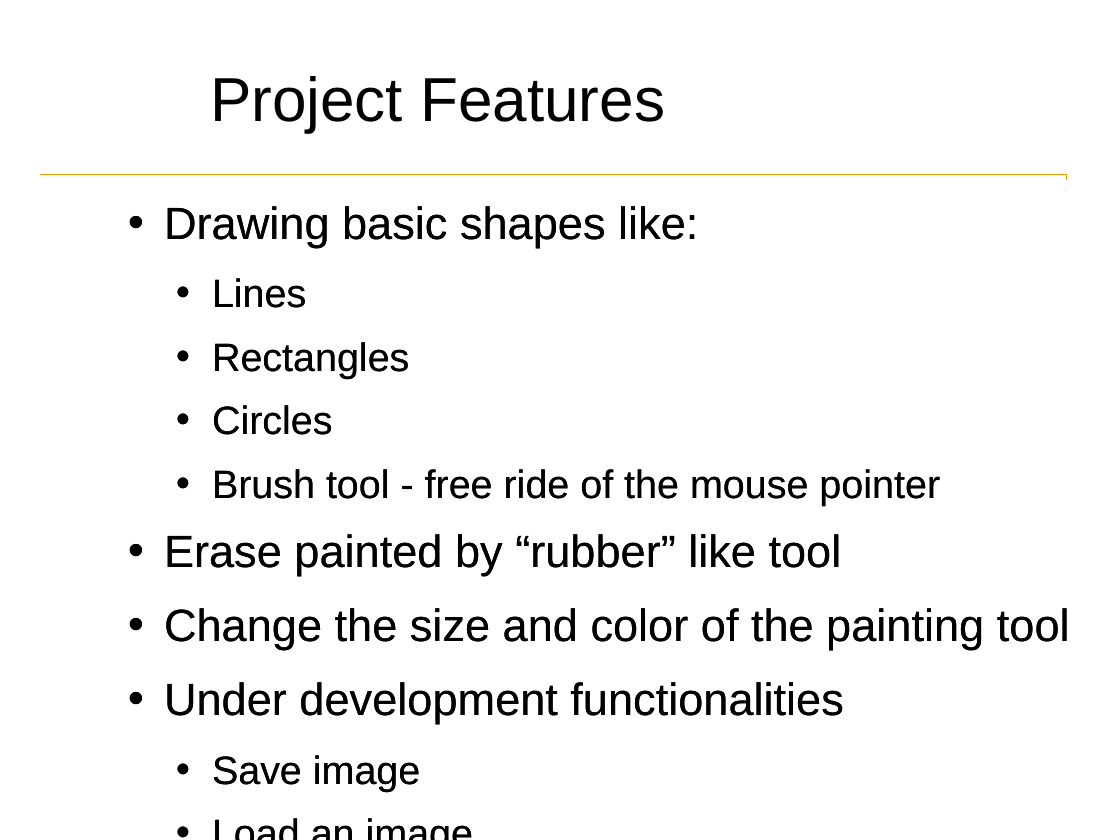
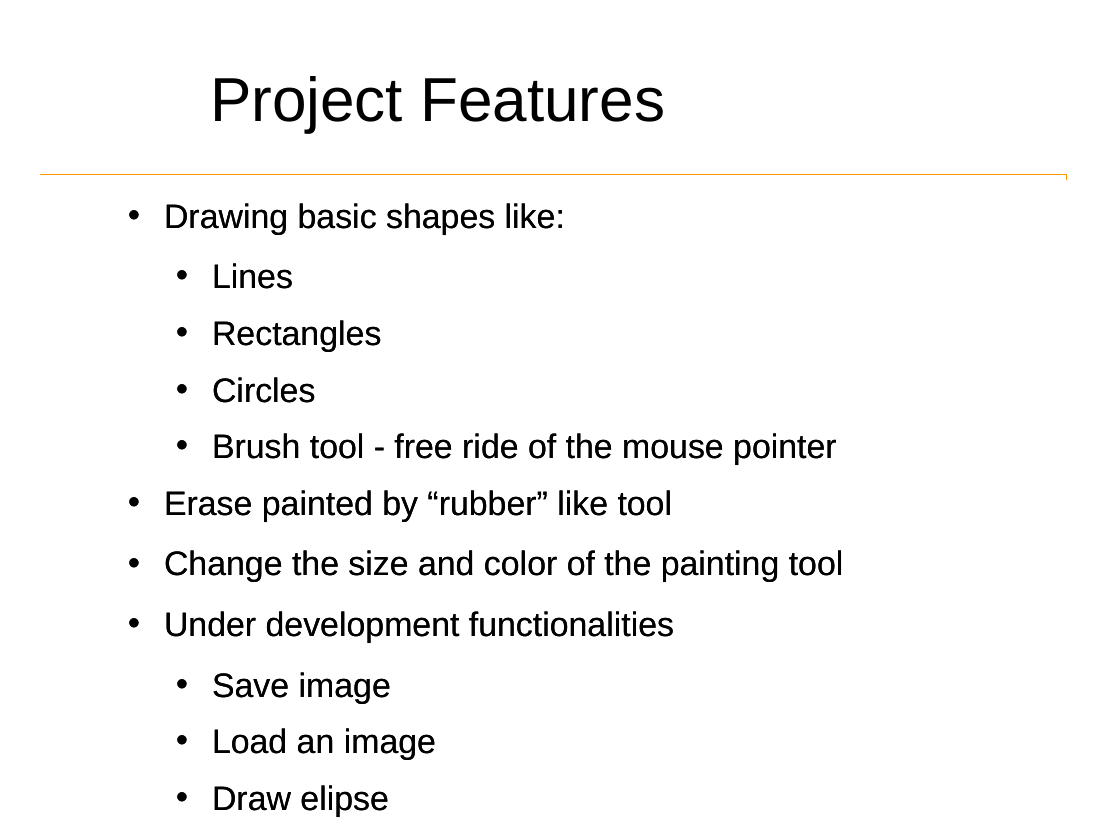
Before and after one commit to CookieMonsterTelerikTeam/Canvas-Monster, a slide deck: slide 3 of CanvasMonster/Documentation/Cookie Monster - project 2014.odp. Drawn at 1120x840 pixels with LibreOffice and Linux fonts; fonts in the diff are those of the drawing; background and template pictures are left out. Boxes give left, top, right and bottom in pixels: in the first picture for what was removed or moved away, otherwise in the second. Text is boxed around its words. In the diff, an @@ line names an element or a change of style, - is before the commit and + after.

```diff
--- a/CanvasMonster/Documentation/Cookie Monster - project 2014.odp
+++ b/CanvasMonster/Documentation/Cookie Monster - project 2014.odp
@@ text at <box>164,203,844,760</box>: paragraph added @@
+  • Draw elipse
@@ text at <box>164,203,844,760</box>: size 32 to 24 pt in "Drawing basic shapes like:", "Erase painted by “rubber” like tool", "Change the size and color of the ...", "Under development functionalities"; size 28 to 24 pt in "Lines", "Rectangles", "Circles", "Brush tool - free ride of the ..." and 2 more places @@
```
Also in this commit, not shown: 4 other slides changed, 1 other file.
